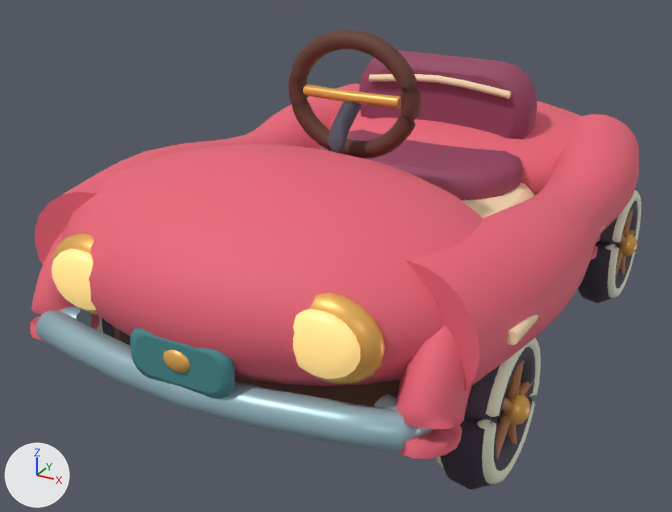
Before and after pictures for a commit that changed the glTF model public/models/mounts/mount_car.glb.
One viewpoint serves both versions: a camera (50 mm lens) standing at (0.944, -1.944, 1.151) and looking at (-0.061, -0.117, 0.238). Every picture has the same lights, and +X, +Y and +Z are marked at lower left. The older version comes first. Where no turn or scale is listed for an object, it has been applied to the vertices. Vertices at exactly the same position are counted once.

In view in the first picture: 'Carrocería de Autito Bombón', 'Wheel_1 mesh', 'Wheel_3 mesh' and 1 more.
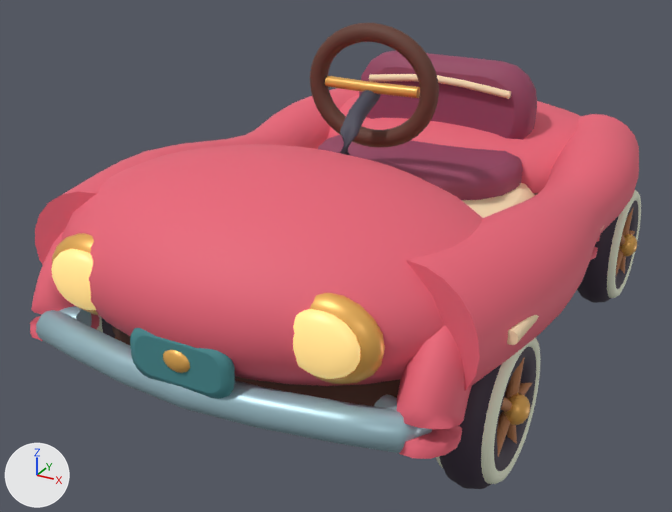
Where the newer file only moved an object's origin or applied its transform, the numbers keep the older frame.

What differs and where, as boxes (x1, y1, x2, y2) in the pictures (672 x 512 px; the box of a moved part takes in the faces that stretch with it):
'Carrocería de Autito Bombón', reshaped
    before: (30, 30, 639, 459)
    after: (30, 23, 639, 459)
part 1 of me_carrocería_de_autito_bombón, moved or reshaped
    before: (303, 84, 401, 108)
    after: (325, 76, 420, 98)
part 2 of me_carrocería_de_autito_bombón, added (brown)
    after: (310, 23, 439, 148)
part 3 of me_carrocería_de_autito_bombón, deleted (brown)
    before: (288, 30, 421, 159)
part 4 of me_carrocería_de_autito_bombón, moved or reshaped
    before: (327, 101, 361, 153)
    after: (340, 90, 380, 155)

Patch to the scene script:
```diff
--- a/public/models/mounts/mount_car.glb.py
+++ b/public/models/mounts/mount_car.glb.py
@@ me_carrocería_de_autito_bombón @@
 # used by ob_carrocería_de_autito_bombón; location = (0.0, 0.0, 0.13)
-me_carrocería_de_autito_bombón.from_pydata(...)  # 6218 vertices, 12328 faces; spans x -0.56..0.56, y -0.83..0.82, z 0.0..0.66
+me_carrocería_de_autito_bombón.from_pydata(...)  # 6470 vertices, 12832 faces; spans x -0.56..0.56, y -0.83..0.82, z 0.0..0.66
+# me_carrocería_de_autito_bombón part 1: the loose piece of 24 vertices spanning x -0.12..0.12, y -0.18..-0.14, z 0.51..0.53 is moved by (0.0, 0.1, 0.0)
+# me_carrocería_de_autito_bombón part 2: a new loose piece of 576 vertices spanning x -0.16..0.16, y -0.08..-0.03, z 0.38..0.66, in mat_atelier___walnut (brown #633b2e)
+# me_carrocería_de_autito_bombón part 3: the loose piece of 324 vertices spanning x -0.16..0.16, y -0.17..-0.13, z 0.38..0.66 is deleted
+# me_carrocería_de_autito_bombón part 4: 22 vertices moved from x -0.02..0.02, y -0.25..-0.17, z 0.27..0.5 to x -0.02..0.02, y -0.23..-0.08, z 0.26..0.5; 49 vertices removed from x -0.02..0.02, y -0.26..-0.14, z 0.27..0.52; 49 vertices added at x -0.02..0.02, y -0.24..-0.05, z 0.26..0.52
 me_carrocería_de_autito_bombón.materials.append(mat_atelier___walnut)
```
